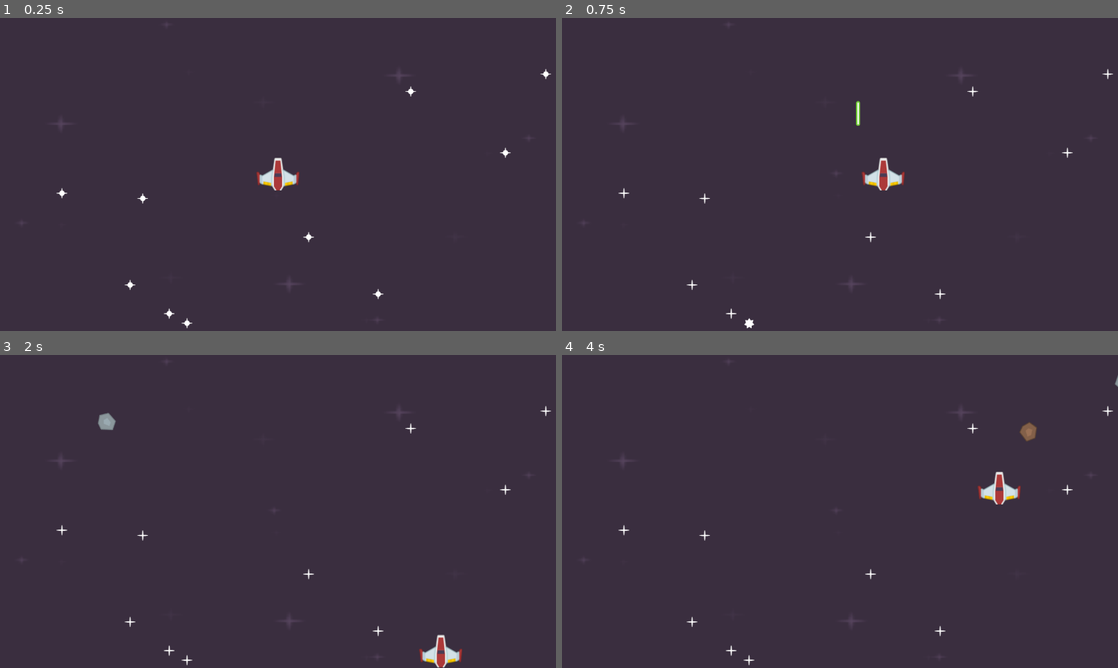
Above: before the commit, frames 1-4 (two rows, left to right).
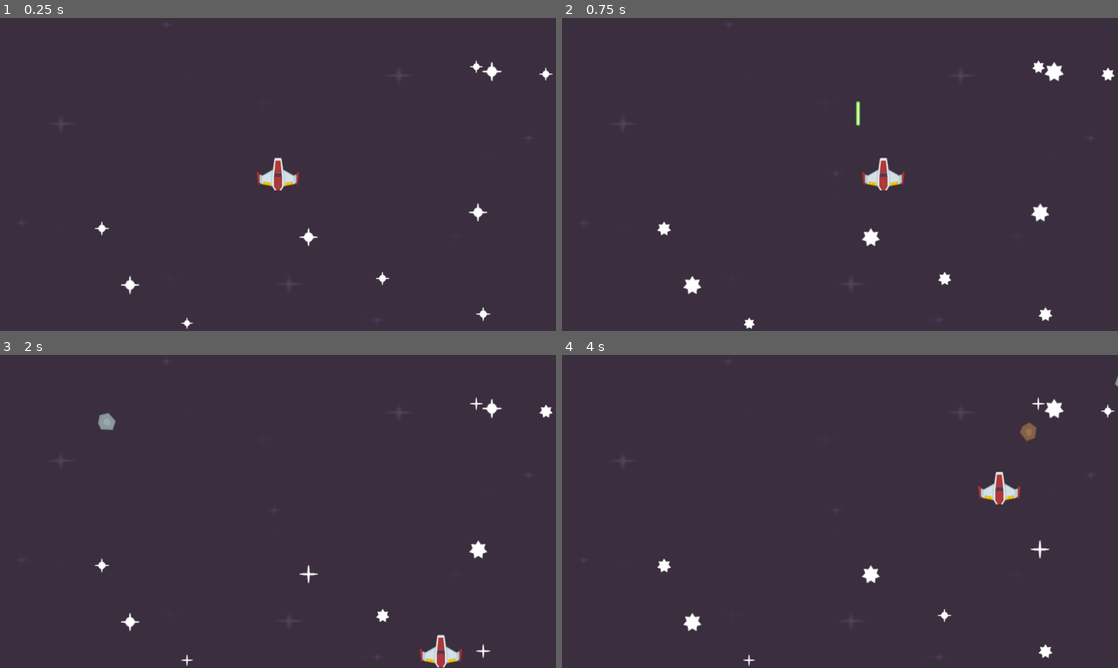
Above: after the commit, the same moments.

Repository: AbdulqadirQ/godot-tut
Game: Godot game, scene res://scenes/level.tscn
The game is run twice, just before and just after one commit, with the same random seed, the same clock (stepped at 60 frames per second) and the same inputs.
Inputs (mouse positions are in pixels of both pictures, inside the frame that each line leads up to):
- Up to frame 1 (0.25 s): no input
- Up to frame 2 (0.75 s): move the mouse to (962, 158) at 0.52 s; hold D (right) from 0.53 s (still down); click (962, 158) at 0.6 s
- Up to frame 3 (2 s): move the mouse to (166, 527) at 1.27 s; release D (right) at 1.28 s; hold S (down) from 1.28 s (still down); click (166, 527) at 1.35 s
- Up to frame 4 (4 s): move the mouse to (895, 442) at 2.02 s; release S (down) at 2.03 s; hold D (right) 2.03-2.78 s; click (895, 442) at 2.1 s; move the mouse to (812, 574) at 2.77 s; hold W (up) 2.78-3.53 s; click (812, 574) at 2.85 s; move the mouse to (1006, 558) at 3.52 s; hold A (left) from 3.53 s (still down); click (1006, 558) at 3.6 s

The runs differ from the first frame. In frame 1, 0.6% of the frame differs, in the area x 10-100%, y 13-100%; in frame 2, 0.9%; in frame 3, 0.7%; in frame 4, 0.8%.

Commit message:
Modify speed and scale of star animation

Diff:
--- a/scenes/level.gd
+++ b/scenes/level.gd
@@ -23,6 +23,12 @@
 		var random_y = rng.randi_range(0, size.y)
 		star.position = Vector2(random_x, random_y)
 
+		# animation scale
+		var random_scale = rng.randf_range(1,2)
+		star.scale = Vector2(random_scale,random_scale)
+
+		# animation speed
+		star.speed_scale = rng.randf_range(0.6,1.4)
 
 func _on_star_destroy_timer_timeout():
 	pass # Replace with function body.
--- a/scenes/level.tscn
+++ b/scenes/level.tscn
@@ -46,7 +46,7 @@
 [node name="AnimatedSprite2D" type="AnimatedSprite2D" parent="Stars"]
 sprite_frames = SubResource("SpriteFrames_x58no")
 autoplay = "default"
-frame_progress = 0.288834
+frame_progress = 0.627198
 
 [node name="AnimatedSprite2D2" type="AnimatedSprite2D" parent="Stars"]
 sprite_frames = SubResource("SpriteFrames_x58no")
